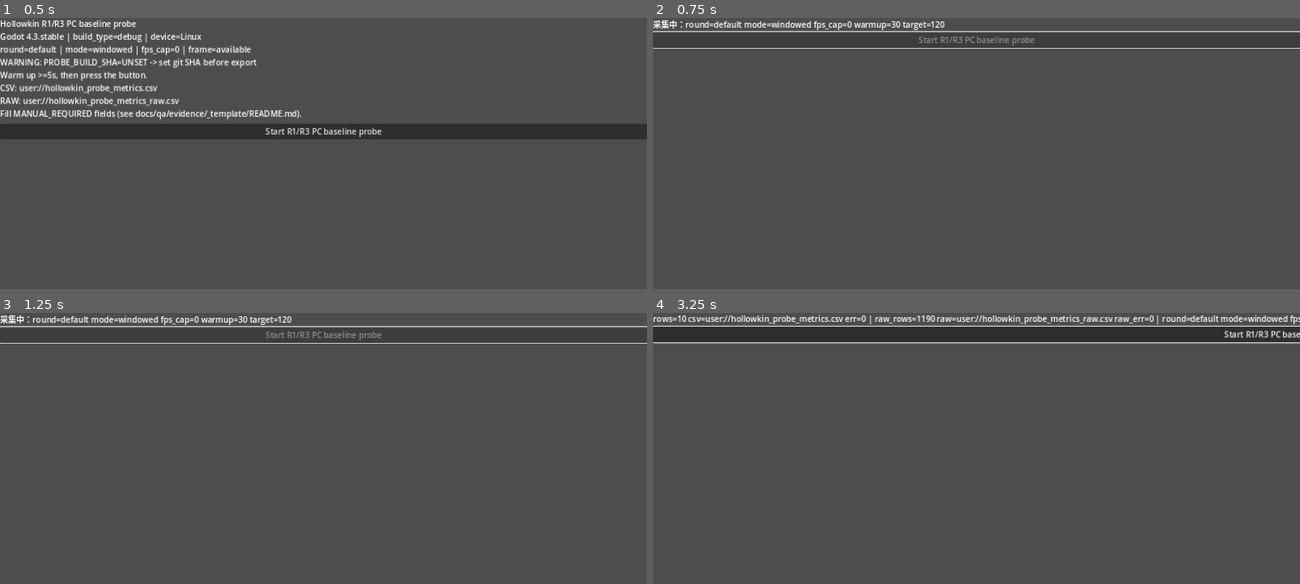
Above: before the commit, frames 1-4 (two rows, left to right).
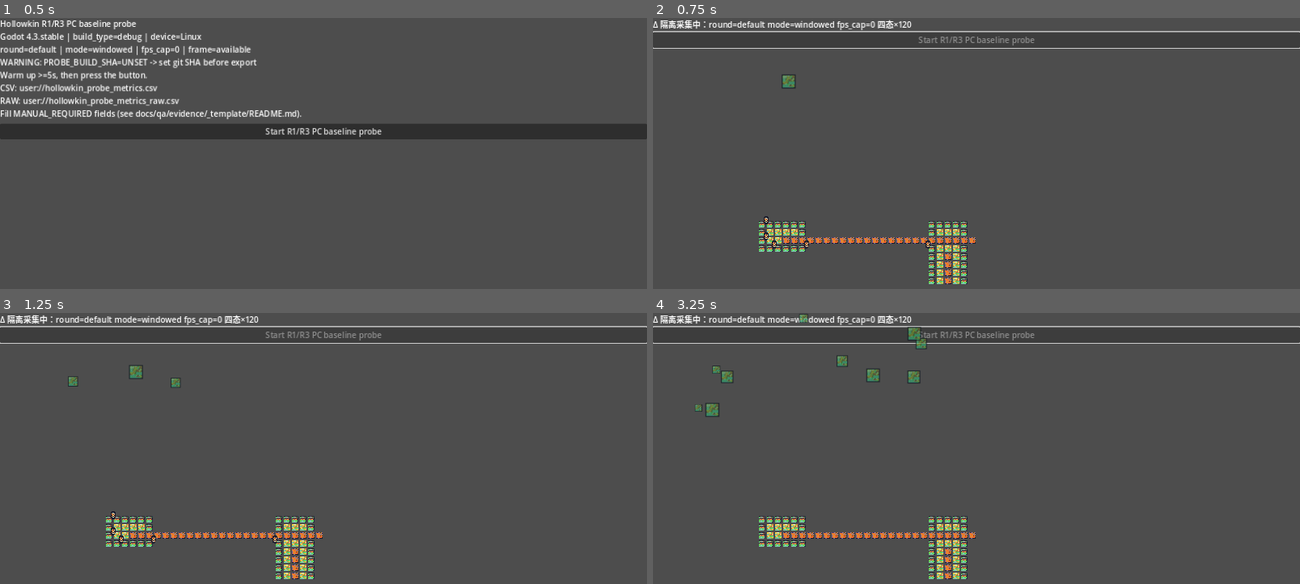
Above: after the commit, the same moments.

Repository: uddbgjtu/Hollowkin
Game: Godot game, scene res://src/qa/probe_runner.tscn
Two runs of this game, one before a commit and one after it. Both use one fixed random seed, a clock stepped at 60 frames per second and the inputs below. This scene is started directly instead of the project's main scene.
Inputs (mouse positions are in pixels of both pictures, inside the frame that each line leads up to):
- Up to frame 1 (0.5 s): no input
- Up to frame 2 (0.75 s): click "Start R1/R3 PC baseline probe" at 0.5 s
- Up to frame 3 (1.25 s): no input
- Up to frame 4 (3.25 s): tap Enter at 1.25 s; move the mouse to (1118, 475) at 1.27 s; hold W 1.28-2 s; tap 1 at 1.35 s; click (1118, 475) at 1.42 s; drag from (847, 513) to (944, 567) at 2.02 s; move the mouse to (1041, 415) at 2.77 s; hold W from 2.78 s (still down); tap Q at 2.85 s

Frame 1 is identical in both runs. In frame 2, 2.8% of the frame differs, in the area x 0-50%, y 0-99%; in frame 3, 2.9%; in frame 4, 5.7%, in the area x 0-100%, y 0-99%.

Commit message:
feat(qa): R3 可闭合——四态显隐 Δ 隔离法落地渲染探针
让 r3_entity_render / r3_particles 可真实测得，R3 质量门可闭合（除 G1 实测 + G2 + G3 三件套外不再有方法学缺口）：

- src/qa/probe_runner.gd：真实 GPU PC（_frame_available）下构建与游戏同等的 E1 真实渲染负载（地板 TileMapLayer + 实体 MultiMesh(12 实例) + 浮尘 CPUParticles2D(24 粒子)）；新增四态显隐 Δ 隔离采集（full / no_entity / no_particles / base，各预热+采样），用配对帧 GPU 时间差派生 r3_entity_render / r3_particles 的边际成本，并经 delta_isolation 笔记做闭合校验（残差超容差即 WARN_CLOSURE_DRIFT）。headless 不构建负载、五项仍 blocked（BLOCKED-BY-HARDWARE），行为不变、CI 不受影响；r1 三项现基于真实负载的 full 态整帧 GPU 时间（此前基于空场景，已修正）。
- 文档同步：r1r3-verification-approval.md（§2 缺口台账 / §2.1 可闭合性 / §5 状态）、_template/README.md §2、pc_win_02/README.md（§0/§3/§4 改为 Δ 隔离已落地）、tests/README.md §7，统一口径为『真实 GPU PC 下五项全可测，R1 与 R3 均可闭合』；全仓清除遗留的 BLOCKED-BY-METHOD 表述（历史归档 pc_win_01 除外）。

纪律保持：R1/R3 仍为 CONCERNS；未伪造任何帧时间数字，G1 实测仍须带 GPU 的 PC 实跑；本提交仅本地，未推送（github.com 仍被出口代理拦截，须他处推送）。

Diff:
--- a/src/qa/probe_runner.gd
+++ b/src/qa/probe_runner.gd
@@ -30,17 +30,19 @@
 #
 # 纪律：零预置测量值；不使用全局随机（ADR-5）；不声明 class_name（不改全局类缓存）。
 #       渲染 / 粒子 / 合计占帧比：headless（无 GPU 帧采集链）一律标 blocked；
-#       真实 GPU PC（_frame_available）下三项聚合可派生指标发射为 measured，见 _collect_render_metrics。
+#       真实 GPU PC（_frame_available）下构建 E1 真实渲染负载，五项均可测：
+#         · r1 三项（整帧渲染预算）取自 full 态聚合帧 GPU 时间；
+#         · r3_entity_render / r3_particles 用四态显隐 Δ 隔离法测得边际 GPU 成本，见 _collect_render_metrics。
 #       帧时间只写逐样本长表并标 E1_PNG8_FRAME_NOT_A_BASELINE（a 阶段后负载为 E1），
 #       绝不进 19 列 verdict —— 无头无 GPU 帧采集链，不构成正式判据，须 PC 实测（G1）。
 #
 # a 阶段更新（渲染集成已实施）：TileMapLayer / MultiMesh + 屏外剔除 / CPUParticles2D
-#   现已接 ADR-4 E1 真实像素原图（asset_source=E1_PNG8，已提交 f1c79c2），资产阻塞
-#   解除；但 headless 无 GPU 帧时间采集链，5 项仍 blocked（BLOCKED-BY-HARDWARE）。
-#   真实 GPU PC（_frame_available）下：r1_render_mean / r1_render_p95_spike /
-#   r3_total_frame_share 三项由聚合帧 GPU 时间（frame_gpu_ms）派生为 measured；
-#   r3_entity_render / r3_particles 为子系统级 GPU 时间，须「层显隐 Δ 隔离」法方可测，
-#   当前未仪表化，仍 blocked（BLOCKED-BY-METHOD）。headless 行为不变，CI 不受影响；
+#   现已接 ADR-4 E1 真实像素原图（asset_source=E1_PNG8，已提交 f1c79c2），资产阻塞解除。
+#   headless 无 GPU 帧采集链，5 项仍 blocked（BLOCKED-BY-HARDWARE / 资产未集成时 ASSET）。
+#   G1 本地落地后（本批次）：真实 GPU PC（_frame_available）下构建 E1 真实渲染负载，
+#   五项均可测——r1 三项取 full 态整帧 GPU 时间；r3_entity_render / r3_particles 用
+#   四态显隐 Δ 隔离法（full / no_entity / no_particles / base）测得边际 GPU 成本，
+#   闭合校验经 delta_isolation 笔记输出。headless 行为不变、不构建负载，CI 不受影响；
 #   R1/R3 不因采集完成或 CI 全绿自动翻转，仍须 G1（实测）+ G2 + G3 三件套。
 # =====================================================================
 
@@ -53,6 +55,8 @@
 const CombatDirectorMod := preload("res://src/gameplay/combat/combat_director.gd")
 const FloorGridMod := preload("res://src/gameplay/render/floor_grid.gd")
 const FloorTilemapMod := preload("res://src/gameplay/render/floor_tilemap.gd")
+const EntityLayerMod := preload("res://src/gameplay/render/entity_layer.gd")
+const BattleParticlesMod := preload("res://src/gameplay/render/battle_particles.gd")
 
 # ---------------------------------------------------------------------
 # 采集前必须人工填写（导出 Windows exe 之前）
@@ -86,7 +90,6 @@
 var _fps_cap: int = 0
 var _frame_target: int = FRAME_SAMPLES_DEFAULT
 var _warmup_initial: int = WARMUP_FRAMES_DEFAULT
-var _warmup_left: int = WARMUP_FRAMES_DEFAULT
 var _build_sha_override: String = ""
 var _auto_quit: bool = false
 
@@ -97,6 +100,20 @@
 var _frame_gpu: Array = []
 var _frame_cpu: Array = []
 var _frame_wall: Array = []
+
+# ── Δ 隔离四态采集（让 r3_entity_render / r3_particles 可测，R3 可闭合）──
+# Godot 不暴露按 mesh / 粒子的单独 GPU 计时；在同一确定性负载下成对显隐目标层，
+# 帧 GPU 时间的差即该子系统边际渲染成本。四态：full / no_entity / no_particles / base。
+# 仅真实 GPU PC（_frame_available）下构建负载并采集；headless 不构建、不采集、不污染 CI。
+var _render_load_built: bool = false
+var _tm: Node = null
+var _el: Node = null
+var _bp: Node = null
+var _phase_keys: Array = ["full", "no_entity", "no_particles", "base"]
+var _phase_idx: int = 0
+var _phase_warmup_left: int = 0
+var _phase_target: int = 0
+var _phase_samples: Dictionary = {}
 
 
 # consume_into(target) 的回调桩：只承接 on_action，不把业务逻辑计入仲裁耗时。
@@ -153,7 +170,6 @@
             "--frame-samples": _frame_target = int(val)
             "--warmup-frames": _warmup_initial = int(val)
             "--build-sha": _build_sha_override = val
-    _warmup_left = _warmup_initial
 
 
 func _apply_window_settings() -> void:
@@ -193,12 +209,26 @@
     _frame_gpu.clear()
     _frame_cpu.clear()
     _frame_wall.clear()
-    _warmup_left = _warmup_initial
     if _frame_available and _frame_target > 0:
+        # 构建与游戏同等的真实渲染负载（固定 seed 布局，确定性）；
+        # headless 不进入此分支，故不构建、不污染 CI。
+        var dg := DungeonGeneratorMod.new()
+        var layout: Dictionary = dg.generate_sync(SEED, FLOOR_START, TIER_HIGH)
+        var view: Rect2i = FloorGridMod.view_rect_for_layout(layout)
+        dg.free()
+        _build_render_load(layout, view)
+        # 初始化四态 Δ 隔离采集：full / no_entity / no_particles / base 各采一段。
+        _phase_samples = {}
+        for k in _phase_keys:
+            _phase_samples[k] = []
+        _phase_idx = 0
+        _phase_target = _frame_target
+        _phase_warmup_left = _warmup_initial
+        _apply_phase_visibility(_phase_keys[0])
         _capturing = true
         set_process(true)
-        _status.text = "采集中：round=%s mode=%s fps_cap=%d warmup=%d target=%d" % [
-            _round_id, _window_mode, _fps_cap, _warmup_left, _frame_target
+        _status.text = "Δ 隔离采集中：round=%s mode=%s fps_cap=%d 四态×%d" % [
+            _round_id, _window_mode, _fps_cap, _phase_target
         ]
     else:
         _finish()
@@ -207,16 +237,26 @@
 func _process(delta: float) -> void:
     if not _capturing:
         return
-    if _warmup_left > 0:
-        _warmup_left -= 1
-        return
-    _frame_gpu.append(float(RenderingServer.viewport_get_measured_render_time_gpu(_vp)))
-    _frame_cpu.append(float(RenderingServer.viewport_get_measured_render_time_cpu(_vp)))
-    _frame_wall.append(delta * 1000.0)
-    if _frame_gpu.size() >= _frame_target:
-        _capturing = false
-        set_process(false)
-        _finish()
+    if _phase_warmup_left > 0:
+        _phase_warmup_left -= 1
+        return
+    var key: String = _phase_keys[_phase_idx]
+    var g := float(RenderingServer.viewport_get_measured_render_time_gpu(_vp))
+    _phase_samples[key].append(g)
+    # full 态同时填整帧三通道，保持 r1 三项与帧时间证据的原有口径。
+    if key == "full":
+        _frame_gpu.append(g)
+        _frame_cpu.append(float(RenderingServer.viewport_get_measured_render_time_cpu(_vp)))
+        _frame_wall.append(delta * 1000.0)
+    if _phase_samples[key].size() >= _phase_target:
+        _phase_idx += 1
+        if _phase_idx >= _phase_keys.size():
+            _capturing = false
+            set_process(false)
+            _finish()
+            return
+        _apply_phase_visibility(_phase_keys[_phase_idx])
+        _phase_warmup_left = _warmup_initial
 
 
 func _intro_text() -> String:
@@ -317,18 +357,24 @@
 
 
 # 帧时间只写逐样本长表：不进 19 列、不参与 verdict、不构成正式基线。
+# Δ 隔离法的底层证据：四态各自 frame_gpu_ms 原始样本 + full 态 cpu/wall 补充。
 func _record_frame_times(probe) -> void:
-    if not _frame_available or _frame_gpu.is_empty():
+    if not _frame_available:
         probe.note("FRAME_CAPTURE_UNAVAILABLE|%s|no frame timings recorded; 19 列渲染项仍 blocked" % _frame_reason)
         return
     var note := "round=%s mode=%s fps_cap=%d warmup_dropped=%d | %s" % [
         _round_id, _window_mode, _fps_cap, _warmup_initial, FRAME_NOTE
     ]
-    probe.record_frame_samples("frame_gpu_ms", _frame_gpu, note)
+    # 四态逐样本 GPU 时间（Δ 隔离底层证据，供闭合校验与独立复算）。
+    for key in _phase_keys:
+        var g: Array = _phase_samples.get(key, [])
+        if not g.is_empty():
+            probe.record_frame_samples("frame_gpu_ms_%s" % key, g, note)
+    # full 态 CPU / 墙钟补充证据（Δ 仅看 GPU，cpu/wall 仅记整帧）。
     probe.record_frame_samples("frame_cpu_ms", _frame_cpu, note)
     probe.record_frame_samples("frame_wall_ms", _frame_wall, note)
-    probe.note("FRAME_CAPTURE|round=%s mode=%s fps_cap=%d samples=%d load=E1_PNG8 NOT_A_BASELINE" % [
-        _round_id, _window_mode, _fps_cap, _frame_gpu.size()
+    probe.note("FRAME_CAPTURE|round=%s mode=%s fps_cap=%d samples_per_phase=%d load=E1_PNG8 NOT_A_BASELINE" % [
+        _round_id, _window_mode, _fps_cap, _frame_target
     ])
 
 
@@ -485,14 +531,50 @@
 
 # ---------------------------------------------------------------------
 # 渲染 / 粒子 / 合计占帧比指标发射：
-#   - headless（无窗口 / 无 GPU 帧采集链）：五项全 blocked（BLOCKED-BY-HARDWARE）。
-#   - 真实 GPU PC（_frame_available 且已采到帧）：聚合帧 GPU 时间（frame_gpu_ms）
-#     可派生三项渲染预算指标，发射为 measured（r1_render_mean / r1_render_p95_spike
-#     / r3_total_frame_share）；数值一律来自真实帧采集，绝不代填。
-#   - 子系统级（实体 / 粒子）GPU 时间须「层显隐 Δ 隔离」法方可测，当前未仪表化，
-#     保持 blocked（BLOCKED-BY-METHOD）；R3 须此二项实测后方可闭合。
-# （归档 runbook §7 方法学 + PC 基线 README §2 / pc_win_02/README.md §4）
-# ---------------------------------------------------------------------
+#   - headless（无窗口 / 无 GPU 帧采集链）：五项全 blocked（BLOCKED-BY-HARDWARE / ASSET）。
+#   - 真实 GPU PC（_frame_available 且已采到帧）：构建 E1 真实渲染负载后五项均可测——
+#       · r1_render_mean / r1_render_p95_spike / r3_total_frame_share：full 态整帧 GPU 时间；
+#       · r3_entity_render / r3_particles：四态显隐 Δ 隔离法边际成本（见函数内实现）。
+#     数值一律来自真实帧采集与四态差值，绝不代填、可经 verify_probe_evidence.py 复算。
+# （归档 runbook §7 方法学 + PC 基线 README §2 / pc_win_02/README.md §4 Δ 隔离协议）
+# ---------------------------------------------------------------------
+
+# 真实 GPU PC 上构建与游戏同等的渲染负载（地板 TileMapLayer + 实体 MultiMesh +
+# 浮尘 CPUParticles2D，固定 seed 布局，确定性）；仅 _frame_available 下调用，
+# headless 不构建、不污染 CI。
+func _build_render_load(layout: Dictionary, view: Rect2i) -> void:
+    if _render_load_built:
+        return
+    _tm = FloorTilemapMod.new()
+    add_child(_tm)
+    _tm.build_from_layout(layout, view)
+    _el = EntityLayerMod.new()
+    add_child(_el)
+    _el.update_from_layout(layout, view)
+    _bp = BattleParticlesMod.new()
+    add_child(_bp)
+    _bp.configure(false)   # 高档 24 粒子（_ready 已 configure，显式保证）
+    _render_load_built = true
+
+
+# 四态可见性：full=全可见；no_entity=隐实体层；no_particles=隐粒子层；
+# base=实体+粒子全隐（仅剩地板 TileMapLayer + UI）。地板层始终可见。
+func _apply_phase_visibility(key: String) -> void:
+    if _el != null:
+        _el.visible = (key != "no_entity")
+    if _bp != null:
+        _bp.visible = (key != "no_particles")
+
+
+func _mean(a: Array) -> float:
+    if a.is_empty():
+        return 0.0
+    var t := 0.0
+    for v in a:
+        t += float(v)
+    return t / float(a.size())
+
+
 func _collect_render_metrics(probe) -> void:
     var assets_integrated: bool = (FloorTilemapMod.ASSET_SOURCE == "E1_PNG8")
 
@@ -511,22 +593,43 @@
             "分项缺失，不得拼接部分和判 pass")
         return
 
-    # 真实 GPU PC：聚合帧 GPU 时间（frame_gpu_ms）即可派生三项渲染预算指标。
-    # r1_render_mean 看整帧渲染预算（≤16.6ms＝60fps 帧时）；r3_total_frame_share
-    # 看占比预算（<9.16ms＝55%）；r1_render_p95_spike 看 p95 尖峰（<50ms）。
-    # 三者同源于 frame_gpu_ms 均值 / p95，阈值不同，属指标定义冗余，照既定口径发射。
-    probe.add_measured("r1_render_mean", "ms", _frame_gpu, "≤ 16.6", 16.6)
-    probe.add_measured("r1_render_p95_spike", "ms", _frame_gpu, "< 50", 50.0)
-    probe.add_measured("r3_total_frame_share", "ms", _frame_gpu, "< 9.16（55%）", 9.16)
-
-    # 子系统级（实体 / 粒子）GPU 时间：Godot 不暴露按 mesh / 粒子的单独计时，
-    # 须「层显隐 Δ 隔离」法（仅渲染实体层 / 仅渲染粒子层测帧 GPU 时间差）方可测；
-    # 当前未仪表化，保持 blocked（BLOCKED-BY-METHOD）。R3 须此二项实测后方可闭合。
-    var method_reason := ("BLOCKED-BY-METHOD: r3_entity_render / r3_particles 为子系统级 GPU 时间，"
-        + "须按『实体层 / 粒子层显隐隔离』在真实 GPU PC 上做 Δ 测量；当前未仪表化。"
-        + "R3 须此二项实测后方可闭合（仅聚合帧 GPU 时间不足以判 R3）。")
-    probe.add_blocked("r3_entity_render", "ms", "< 4 / < 8", method_reason)
-    probe.add_blocked("r3_particles", "ms", "< 3 / < 6", method_reason)
+    # 真实 GPU PC（已接 E1 真实渲染负载，非空场景）：
+    #   - 整帧渲染预算（r1 三项）取 full 态聚合帧 GPU 时间。
+    #   - 子系统（r3_entity_render / r3_particles）用四态显隐 Δ 隔离法测得边际 GPU 成本：
+    #       Δ_entity    = mean(full) - mean(no_entity)    （实体 MultiMesh 边际）
+    #       Δ_particles = mean(full) - mean(no_particles) （粒子边际）
+    #     逐对索引构造 Δ 样本使 mean 严格等于两段均值差、p95 反映逐帧边际波动，
+    #     原始 Δ 样本写入 raw 长表供 verify_probe_evidence.py 复算（不伪造、可核验）。
+    var full: Array = _phase_samples.get("full", [])
+    probe.add_measured("r1_render_mean", "ms", full, "≤ 16.6", 16.6)
+    probe.add_measured("r1_render_p95_spike", "ms", full, "< 50", 50.0)
+    probe.add_measured("r3_total_frame_share", "ms", full, "< 9.16（55%）", 9.16)
+
+    var no_entity: Array = _phase_samples.get("no_entity", [])
+    var no_particles: Array = _phase_samples.get("no_particles", [])
+    var base: Array = _phase_samples.get("base", [])
+    var delta_entity: Array = []
+    var delta_particles: Array = []
+    var n_ent: int = mini(full.size(), no_entity.size())
+    var n_par: int = mini(full.size(), no_particles.size())
+    for i in range(n_ent):
+        delta_entity.append(float(full[i]) - float(no_entity[i]))
+    for i in range(n_par):
+        delta_particles.append(float(full[i]) - float(no_particles[i]))
+    probe.add_measured("r3_entity_render", "ms", delta_entity, "< 4 / < 8", 4.0)
+    probe.add_measured("r3_particles", "ms", delta_particles, "< 3 / < 6", 3.0)
+
+    # 闭合校验：base 态（地板+UI）的边际应≈ Δ_entity + Δ_particles，残差过大即告警。
+    if not base.is_empty() and n_ent > 0 and n_par > 0:
+        var d_entity := _mean(full) - _mean(no_entity)
+        var d_particles := _mean(full) - _mean(no_particles)
+        var d_base_total := _mean(full) - _mean(base)
+        var residual := d_base_total - (d_entity + d_particles)
+        var tol := max(0.3, 0.2 * abs(d_base_total))
+        probe.note("delta_isolation: mean_full=%.4f mean_base=%.4f d_entity=%.4f d_particles=%.4f d_base_total=%.4f residual=%.4f tol=%.4f %s" % [
+            _mean(full), _mean(base), d_entity, d_particles, d_base_total, residual, tol,
+            ("CLOSED" if abs(residual) <= tol else "WARN_CLOSURE_DRIFT")
+        ])
 
 
 # 结构计数（格数 / 实例数）只作证据日志，**不是性能耗时**，不进 CSV 数值列。
Not shown, changed: docs/architecture/r1r3-verification-approval.md
